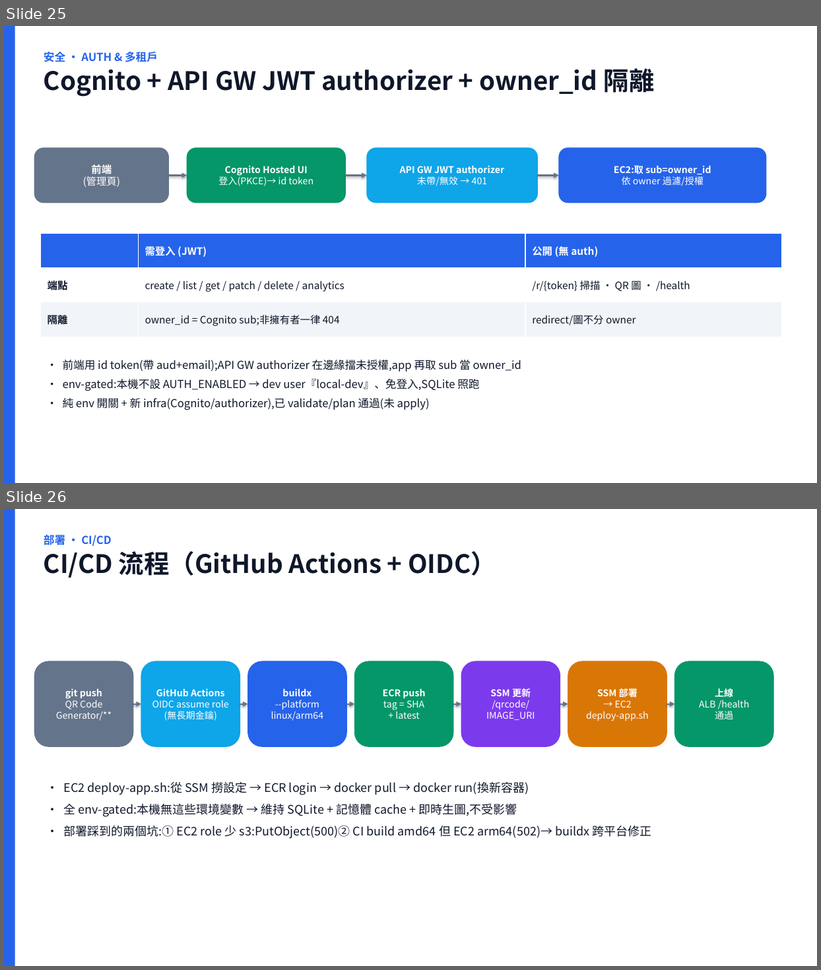
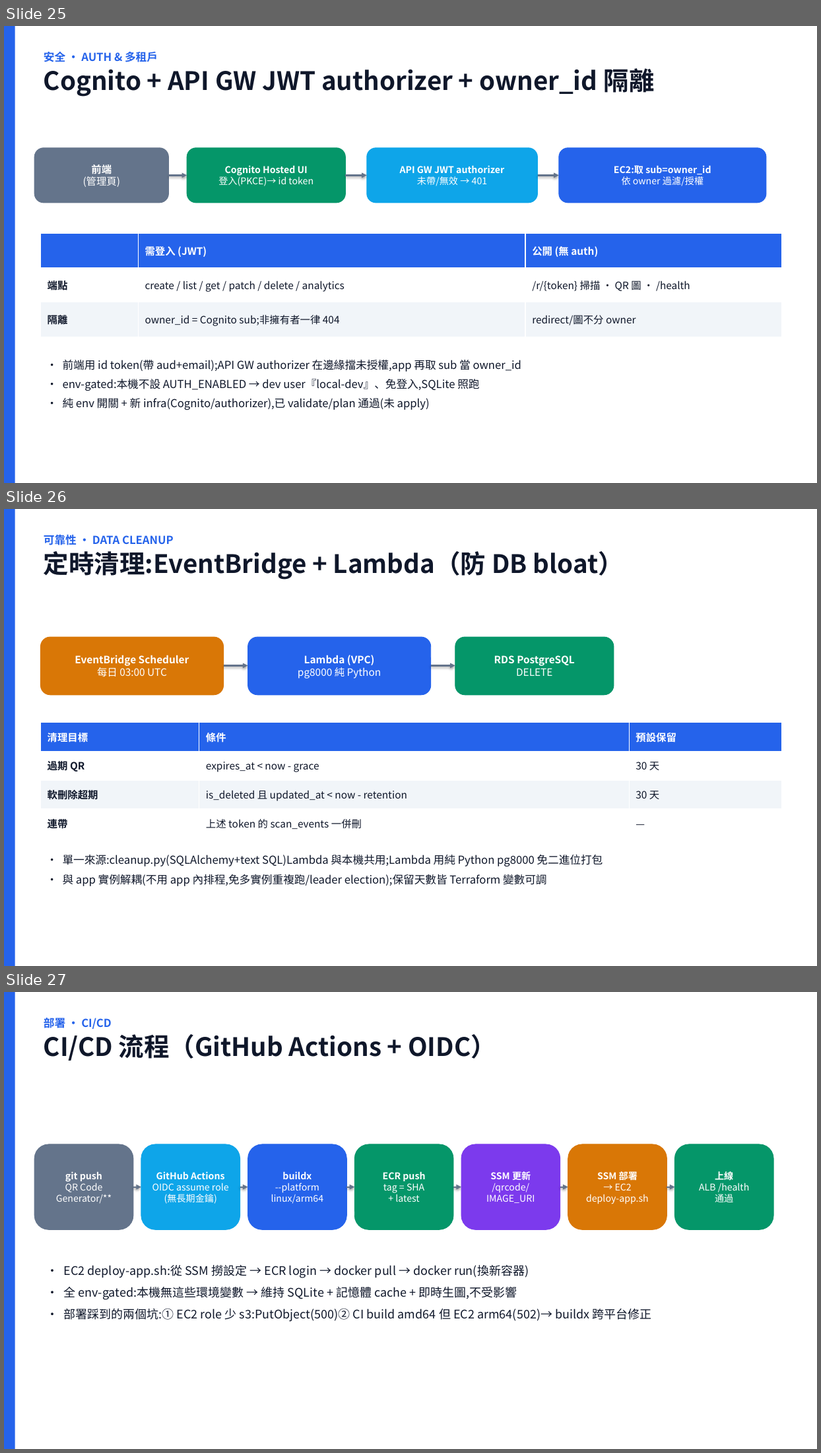
Before and after one commit to scolley31/system-design-demo, a slide deck: QR Code Generator/QR_Code_Generator.pptx. Shown one above the other, each under a label of ours: slides 25 and 26 before the commit, slides 25, 26 and 27 after it. The pictures are 821x970 and 821x1453 pixels, drawn with LibreOffice and Linux fonts; fonts in the diff are those of the drawing. Boxes give left, top, right and bottom in pixels: in the first picture for what was removed or moved away, otherwise in the second. Text is boxed around its words. In the diff, an @@ line names an element or a change of style, - is before the commit and + after.

```diff
--- a/QR Code Generator/QR_Code_Generator.pptx
+++ b/QR Code Generator/QR_Code_Generator.pptx
@@ slide 26 added at <box>4,509,817,966</box>, background #FFFFFF @@
@@ rectangle added at <box>4,509,15,966</box>, fill #2563EB @@
@@ text added at <box>44,535,624,580</box>, 30 pt, text #0F172A, bold @@
+可靠性 · DATA CLEANUP
+定時清理:EventBridge + Lambda（防 DB bloat）
@@ rounded rectangle added at <box>40,637,224,695</box>, fill #D97706, outline #D97706 0.75 pt, 12 pt, text #FFFFFF, bold @@
+EventBridge Scheduler
+每日 03:00 UTC
@@ rounded rectangle added at <box>248,637,431,695</box>, fill #2563EB, outline #2563EB 0.75 pt, 12 pt, text #FFFFFF @@
+Lambda (VPC)
+pg8000 純 Python
@@ rounded rectangle added at <box>455,637,614,695</box>, fill #059669, outline #059669 0.75 pt, 12 pt, text #FFFFFF, bold @@
+RDS PostgreSQL
+DELETE
@@ arrow added from (224, 666) to (248, 666), #64748B 1.75 pt @@
@@ arrow added from (431, 666) to (455, 666), #64748B 1.75 pt @@
@@ table added at <box>40,722,781,838</box>, 4 rows, 3 columns @@
+清理目標 | 條件 | 預設保留
+過期 QR | expires_at < now - grace | 30 天
+軟刪除超期 | is_deleted 且 updated_at < now - retention | 30 天
+連帶 | 上述 token 的 scan_events 一併刪 | —
@@ text added at <box>63,855,603,887</box>, 13 pt, text #0F172A @@
+• 單一來源:cleanup.py(SQLAlchemy+text SQL)Lambda 與本機共用;Lambda 用純 Python pg8000 免二進位打包
+• 與 app 實例解耦(不用 app 內排程,免多實例重複跑/leader election);保留天數皆 Terraform 變數可調
@@ what was slide 26 is now slide 27 @@
```
Also in this commit, not shown: 1 slide changed, 14 other files.
